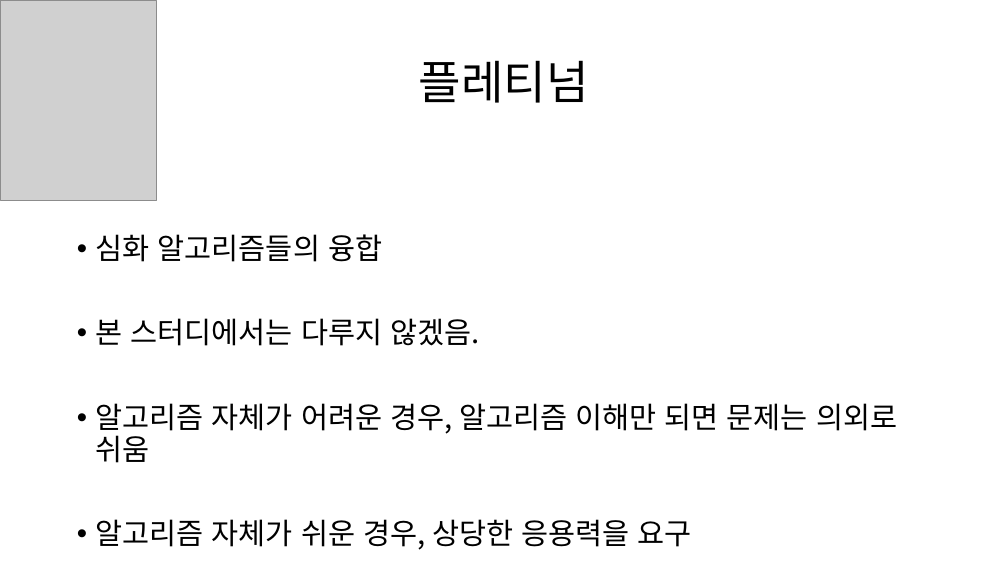
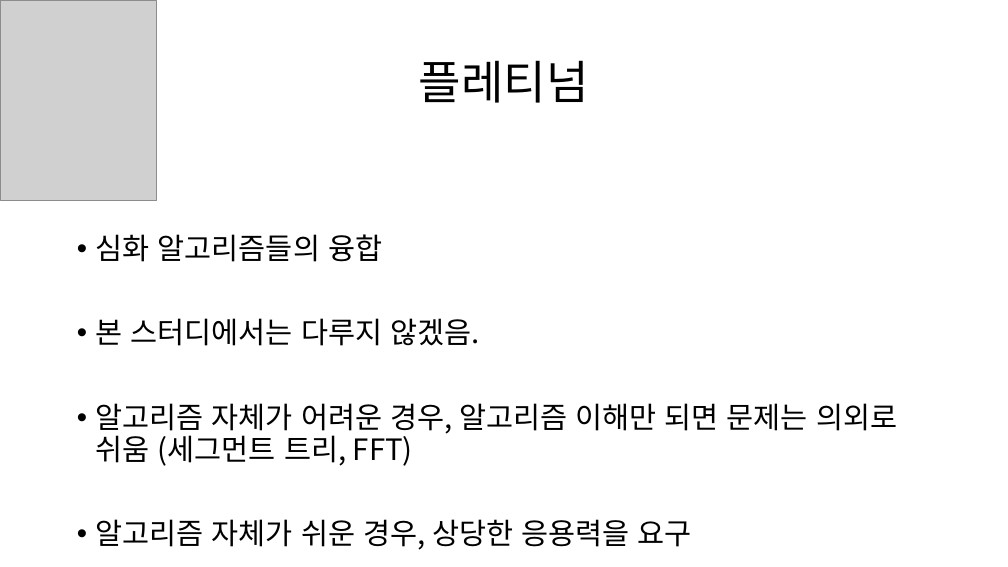
Before and after one commit to quizoverflow/2023_Algorithm_Study, a slide deck: slide 10 of 1주차 OT/1주차 OT.pptx. Drawn at 1008x567 pixels with LibreOffice and Linux fonts; fonts in the diff are those of the drawing; grey boxes stand for pictures. Boxes give left, top, right and bottom in pixels: in the first picture for what was removed or moved away, otherwise in the second. Text is boxed around its words. In the diff, an @@ line names an element or a change of style, - is before the commit and + after.

```diff
--- a/1주차 OT/1주차 OT.pptx
+++ b/1주차 OT/1주차 OT.pptx
@@ text at [96,403,897,466]: text changed @@
-• 알고리즘 자체가 어려운 경우, 알고리즘 이해만 되면 문제는 의외로 쉬움
+• 알고리즘 자체가 어려운 경우, 알고리즘 이해만 되면 문제는 의외로 쉬움 (세그먼트 트리, FFT)
```
Also in this commit, not shown: 2 other slides changed, 1 slide added.
